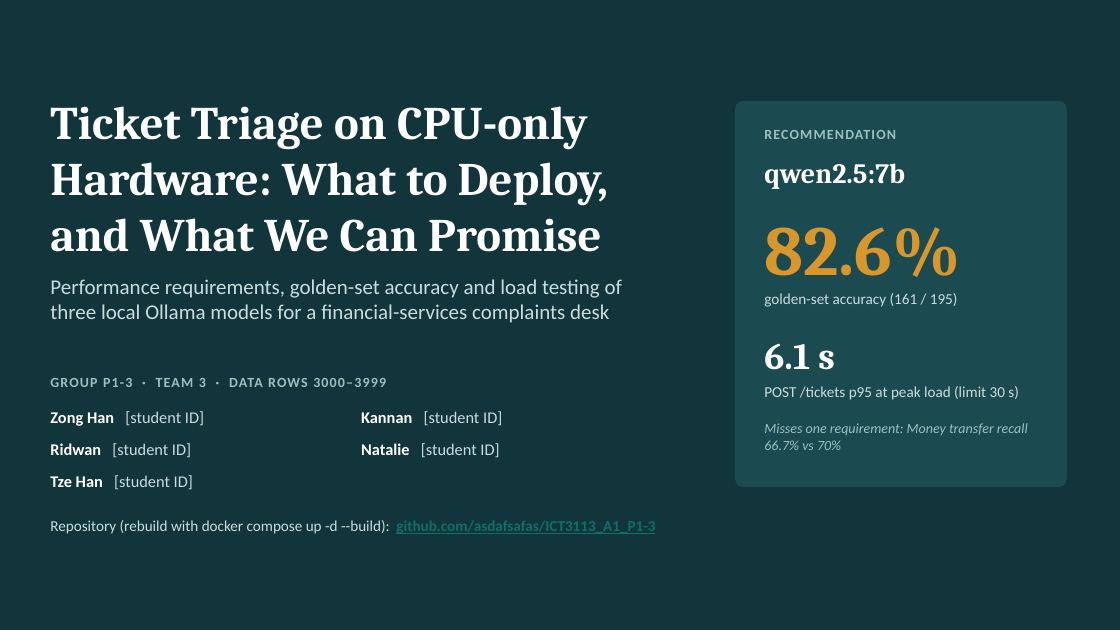
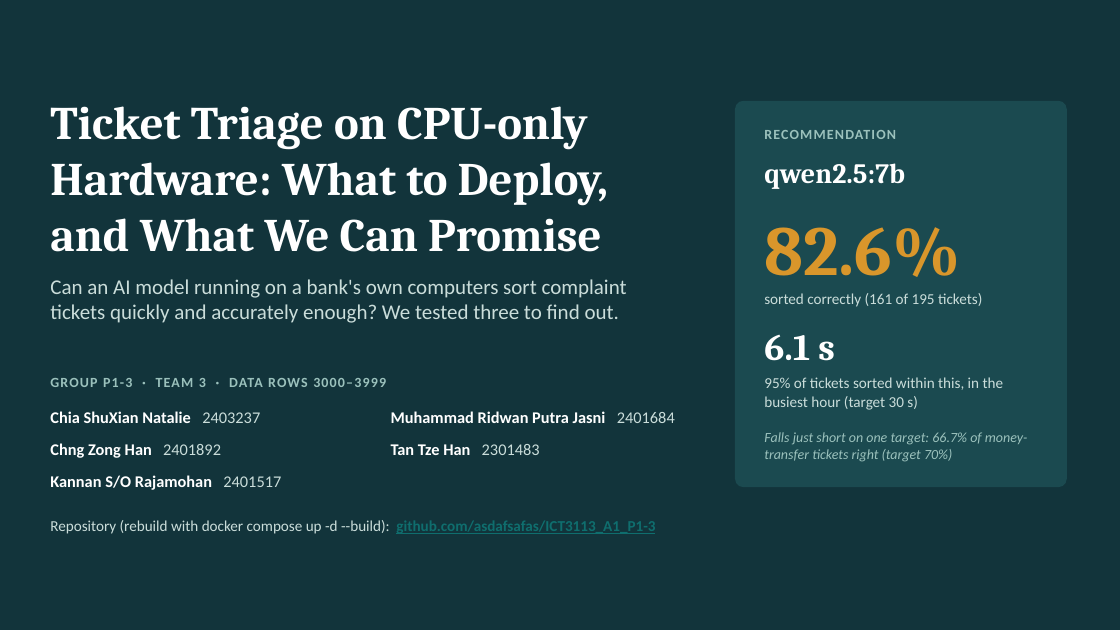
Before and after one commit to asdafsafas/ICT3113_A1_P1-3, a slide deck: slide 1 of slides/Group03.pptx. Drawn at 1120x630 pixels with LibreOffice and Linux fonts; fonts in the diff are those of the drawing. Boxes give left, top, right and bottom in pixels: in the first picture for what was removed or moved away, otherwise in the second. Text is boxed around its words. In the diff, an @@ line names an element or a change of style, - is before the commit and + after.

Commit message:
Reword slides for non-technical readers; add team names and IDs
Slides 1-11 replace jargon with plain descriptions (numbers unchanged).
Cover lists all five members with student IDs. Applies the queued 694/day
and R5 wording fixes.

```diff
--- a/slides/Group03.pptx
+++ b/slides/Group03.pptx
@@ text at [50,279,627,323]: text changed @@
-Performance requirements, golden-set accuracy and load testing of three local Ollama models for a financial-services complaints desk
+Can an AI model running on a bank's own computers sort complaint tickets quickly and accurately enough? We tested three to find out.
@@ text at [764,293,982,307]: text changed @@
-golden-set accuracy (161 / 195)
+sorted correctly (161 of 195 tickets)
@@ text "6.1 s": place and size @@
-text "6.1 s" at [764,344,835,370]
+text "6.1 s" at [764,335,835,361]
@@ text at [764,377,1004,410]: text changed @@
-POST /tickets p95 at peak load (limit 30 s)
+95% of tickets sorted within this, in the busiest hour (target 30 s)
@@ text at [50,411,260,423]: text changed; text colour #CADDDA to #FFFFFF; bold on @@
-Zong Han [student ID]
+Chia ShuXian Natalie 2403237
@@ text at [391,411,675,423]: text changed; text colour #CADDDA to #FFFFFF; bold on @@
-Kannan [student ID]
+Muhammad Ridwan Putra Jasni 2401684
@@ text at [50,443,221,458]: text changed; text colour #CADDDA to #FFFFFF; bold on @@
-Ridwan [student ID]
+Chng Zong Han 2401892
@@ text at [391,444,540,455]: text changed; text colour #CADDDA to #FFFFFF; bold on @@
-Natalie [student ID]
+Tan Tze Han 2301483
@@ text at [764,432,1028,462]: text changed @@
-Misses one requirement: Money transfer recall 66.7% vs 70%
+Falls just short on one target: 66.7% of money-transfer tickets right (target 70%)
@@ text at [50,475,281,490]: text changed; text colour #CADDDA to #FFFFFF; bold on @@
-Tze Han [student ID]
+Kannan S/O Rajamohan 2401517
```
Also in this commit, not shown: 10 other slides changed, 2 other files.
